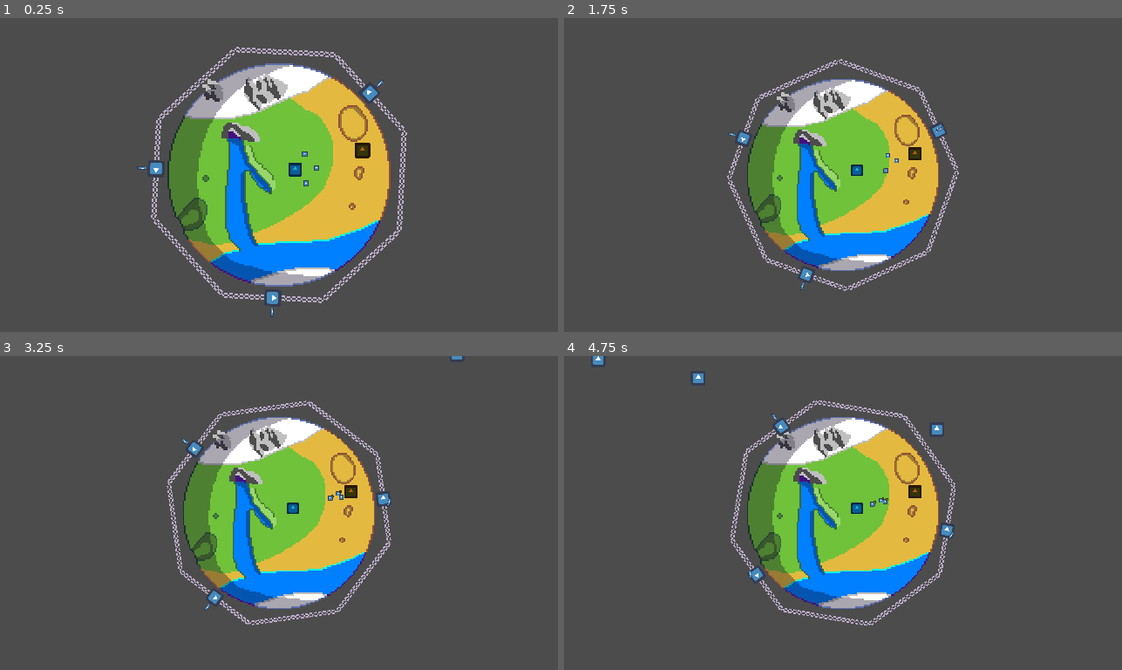
Above: before the commit, frames 1-4 (two rows, left to right).
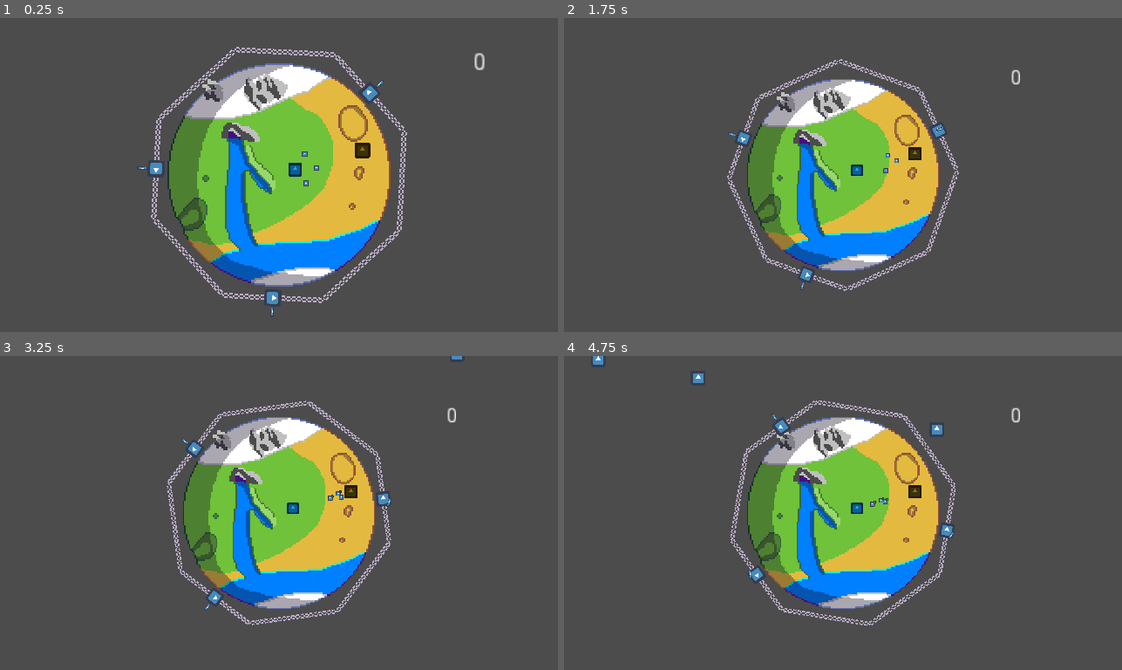
Above: after the commit, the same moments.

Repository: IgnacioMGarrido/BTP-GameJam
Game: Godot game, scene res://Scenes/MainScene.tscn
The game is run twice, just before and just after one commit, with the same random seed, the same clock (stepped at 60 frames per second) and the same inputs. The engine's default icon, where the game draws it, is replaced by a stand-in: a white triangle on a blue panel in a dark square.
Inputs (mouse positions are in pixels of both pictures, inside the frame that each line leads up to):
- Up to frame 1 (0.25 s): no input
- Up to frame 2 (1.75 s): tap Enter (ui_accept) at 0.5, 0.77, 1.52 s; move the mouse to (854, 52) at 0.52 s; tap Z (zoom) at 0.6, 1.35 s; click (854, 52) at 0.67 s; move the mouse to (893, 143) at 1.27 s; click (893, 143) at 1.42 s
- Up to frame 3 (3.25 s): move the mouse to (390, 560) at 2.02 s; tap Z (zoom) at 2.1, 2.85 s; click (390, 560) at 2.17 s; move the mouse to (295, 572) at 2.77 s; click (295, 572) at 2.92 s; tap Enter (ui_accept) at 3.02 s
- Up to frame 4 (4.75 s): move the mouse to (764, 607) at 3.52 s; tap Z (zoom) at 3.6, 4.35 s; click (764, 607) at 3.67 s; tap Enter (ui_accept) at 3.77, 4.52 s; move the mouse to (781, 509) at 4.27 s; click (781, 509) at 4.42 s

The runs differ from the first frame. In frame 1, less than 0.1% of the frame differs, in the area x 85-87%, y 11-17%; in frame 2, less than 0.1%; in frame 3, less than 0.1%; in frame 4, less than 0.1%.

Commit message:
Connected UI to Resource Manger

Diff:
--- a/BTP-Game/Scenes/MainScene.tscn
+++ b/BTP-Game/Scenes/MainScene.tscn
@@ -1,9 +1,10 @@
-[gd_scene load_steps=5 format=2]
+[gd_scene load_steps=6 format=2]
 
 [ext_resource path="res://Scenes/Planets/Planet.tscn" type="PackedScene" id=1]
 [ext_resource path="res://Scenes/Camera.tscn" type="PackedScene" id=2]
 [ext_resource path="res://Managers/MobSpawner.tscn" type="PackedScene" id=3]
 [ext_resource path="res://Managers/DefenseManager.tscn" type="PackedScene" id=4]
+[ext_resource path="res://Scenes/UserInterface/UI.tscn" type="PackedScene" id=5]
 
 [node name="MainScene" type="Node2D"]
 
@@ -17,3 +18,9 @@
 [node name="MobSpawner" parent="." instance=ExtResource( 3 )]
 
 [node name="DefenseManager" parent="." instance=ExtResource( 4 )]
+
+[node name="UI" parent="." instance=ExtResource( 5 )]
+margin_left = 323.159
+margin_top = 11.579
+margin_right = 323.159
+margin_bottom = 11.579
--- /dev/null
+++ b/BTP-Game/Scenes/UserInterface/UI.tscn
@@ -0,0 +1,24 @@
+[gd_scene load_steps=2 format=2]
+
+[ext_resource path="res://Scripts/UIController.gd" type="Script" id=1]
+
+[node name="UI" type="Control"]
+anchor_right = 1.0
+anchor_bottom = 1.0
+script = ExtResource( 1 )
+
+[node name="HBoxContainer" type="HBoxContainer" parent="."]
+anchor_left = 1.0
+anchor_right = 1.0
+margin_left = -52.4726
+margin_top = -18.4804
+margin_right = 39.5274
+margin_bottom = 45.5196
+
+[node name="current_minerals" type="Label" parent="HBoxContainer"]
+margin_top = 25.0
+margin_right = 8.0
+margin_bottom = 39.0
+text = "0"
+align = 1
+valign = 1
--- a/BTP-Game/Scripts/ResourceManager.gd
+++ b/BTP-Game/Scripts/ResourceManager.gd
@@ -1,4 +1,6 @@
 extends Node2D
+
+signal minerals_updated
 
 class_name ResourceManager
 
@@ -7,8 +9,10 @@
 
 func _on_minion_mineral_delivered(var mineral_value):
 	current_minerals += mineral_value
+	emit_signal("minerals_updated", current_minerals)
 	#print(current_minerals)
 
 func _substract_minerals(var value):
 	current_minerals -= value
-	print(current_minerals)
+	emit_signal("minerals_updated", current_minerals)
+	#print(current_minerals)
--- /dev/null
+++ b/BTP-Game/Scripts/UIController.gd
@@ -0,0 +1,12 @@
+extends Control
+
+onready var res_manager = get_node(Global.ResourceManager_path)
+
+onready var minerals_label = $"HBoxContainer/current_minerals"
+
+func _ready():
+	minerals_label.text = "0"
+	res_manager.connect("minerals_updated",self,"_on_minerals_updated")
+
+func _on_minerals_updated(var new_minerals):
+	minerals_label.text = str(new_minerals)
--- a/BTP-Game/project.godot
+++ b/BTP-Game/project.godot
@@ -69,12 +69,6 @@
  ]
 }
 
-[layer_names]
-
-2d_physics/layer_1="General"
-2d_physics/layer_2="Resources"
-2d_physics/layer_3="Projectiles"
-
 [rendering]
 
 environment/default_environment="res://default_env.tres"
